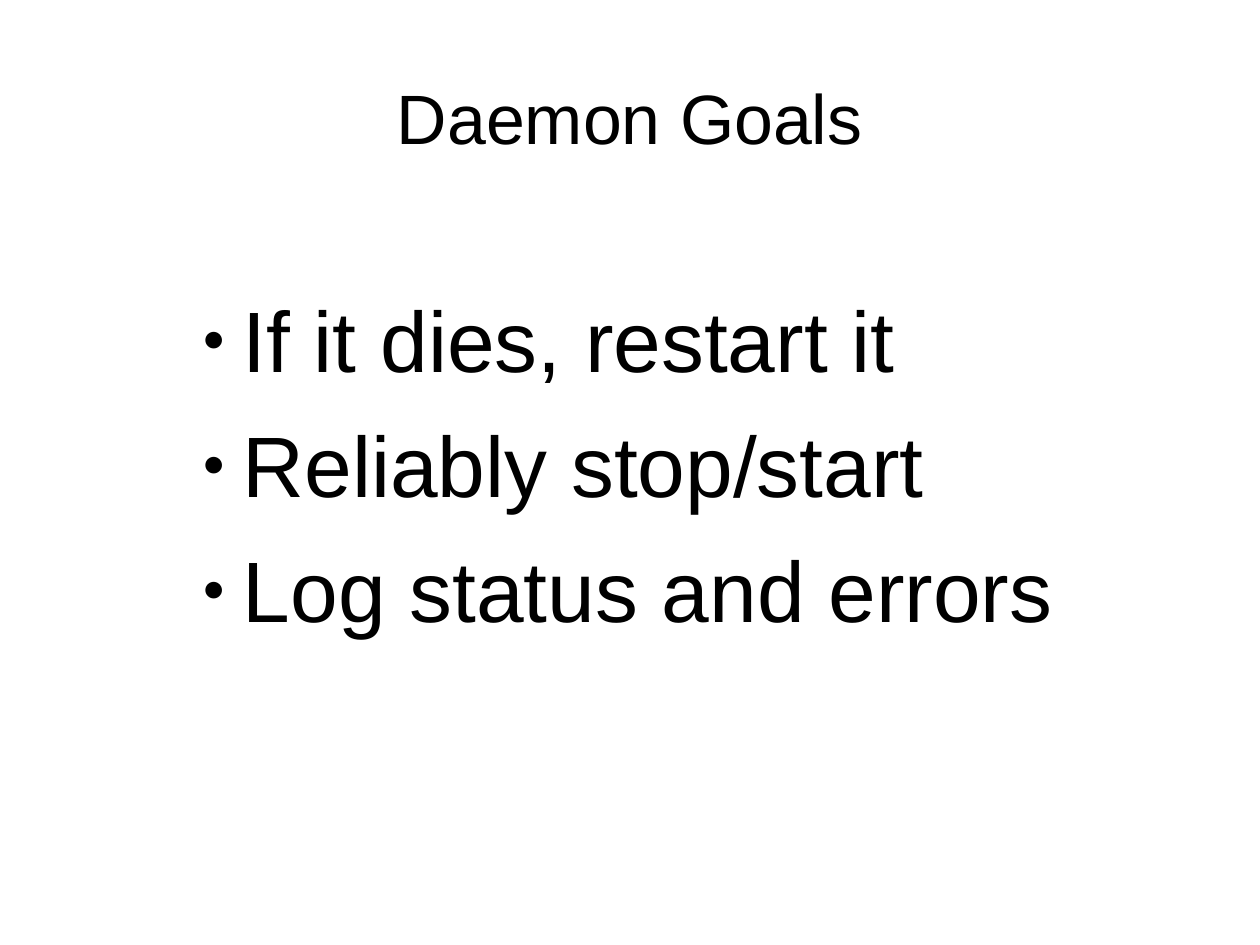
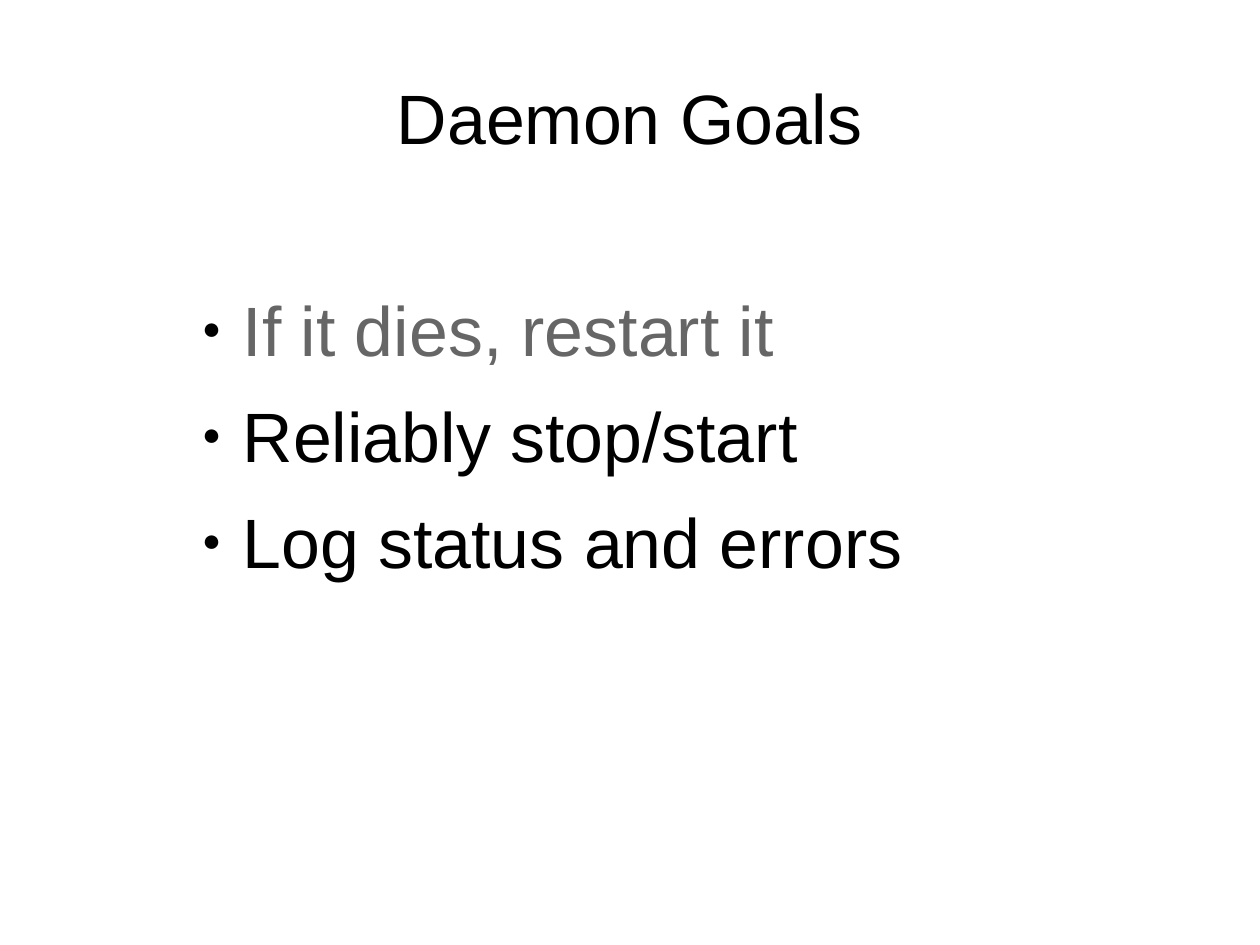
Before and after one commit to nrdvana/yapc-supervision-talk, a slide deck: slide 25 of slides.odp (slide 26 before the commit). Drawn at 1260x945 pixels with LibreOffice and Linux fonts; fonts in the diff are those of the drawing. Boxes give left, top, right and bottom in pixels: in the first picture for what was removed or moved away, otherwise in the second. Text is boxed around its words. In the diff, an @@ line names an element or a change of style, - is before the commit and + after.

```diff
--- a/slides.odp
+++ b/slides.odp
@@ text "If it dies, restart it" at [243,305,902,582]: size 54 to 44 pt; text colour #000000 to #666666 in "If it dies, restart it" @@
```
Also in this commit, not shown: 20 other slides changed, 1 slide removed, 1 other file.
